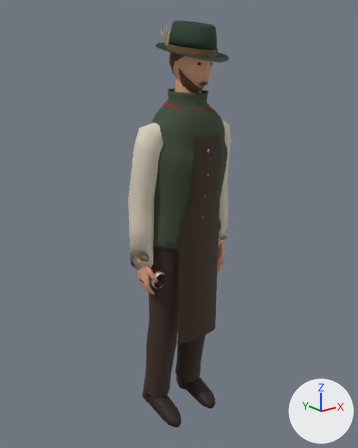
The glTF model site/public/models/people_vendor_bier.glb: old version first, new version second.
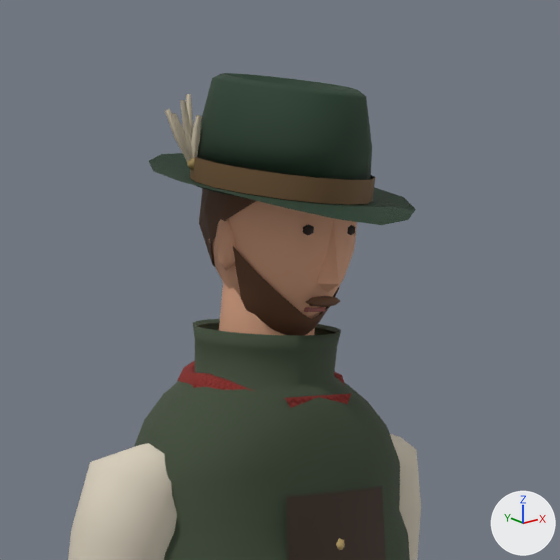
The first picture shows the older version from a 50 mm camera at (-1.373, -1.684, 1.658) aimed at (-0.017, 0.011, 0.98). The close-ups show the older and then the newer version on the part from 32% to 75% of the width and 0% to 35% of the height of that picture. Only the edits that show in the close-ups are written down. The axes (+X, +Y, +Z) are drawn at lower right. The lights are the same throughout. Vertices at exactly the same position are counted once.

The first close-up shows 'body'.
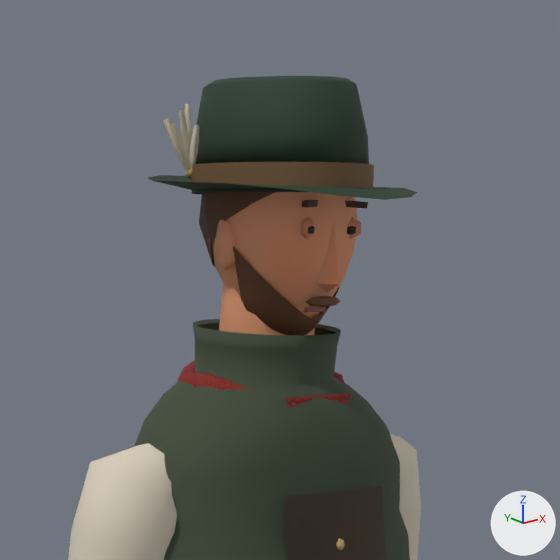
Changed parts and their boxes (x1, y1, x2, y2) in the close-ups (560 x 560 px; the box of a moved part takes in the faces that stretch with it):
'body', reshaped
    before: (68, 73, 421, 560)
    after: (68, 76, 421, 560)
part 1 of me_body, moved or reshaped
    before: (149, 73, 416, 234)
    after: (148, 76, 417, 239)
part 2 of me_body, recoloured
    before: (215, 201, 357, 335)
    after: (215, 192, 368, 335)

Edits to the bpy script that builds the scene:
```text
Change me_body:
    used by ob_body; location = (0.0, 0.0, 0.0)
    remove me_body.from_pydata(...)  # 2362 vertices, 4171 faces; spans x -0.28..0.28, y -0.22..0.17, z -0.01..1.85
    add me_body.from_pydata(...)  # 2418 vertices, 4275 faces; spans x -0.28..0.28, y -0.22..0.17, z -0.01..1.83
    me_body part 1: 156 vertices moved from x -0.13..0.13, y -0.22..0.12, z 1.67..1.85 to x -0.13..0.13, y -0.22..0.12, z 1.67..1.83; 98 vertices removed from x -0.11..0.11, y -0.14..0.05, z 1.68..1.84; 154 vertices added at x -0.11..0.11, y -0.14..0.06, z 1.67..1.83
    me_body part 2: 954 kept faces spanning x -0.24..0.24, y -0.15..0.05, z 0.69..1.8 get new vertex colours; the middle colour goes from beige #e0a888 to beige #e09a73
```
